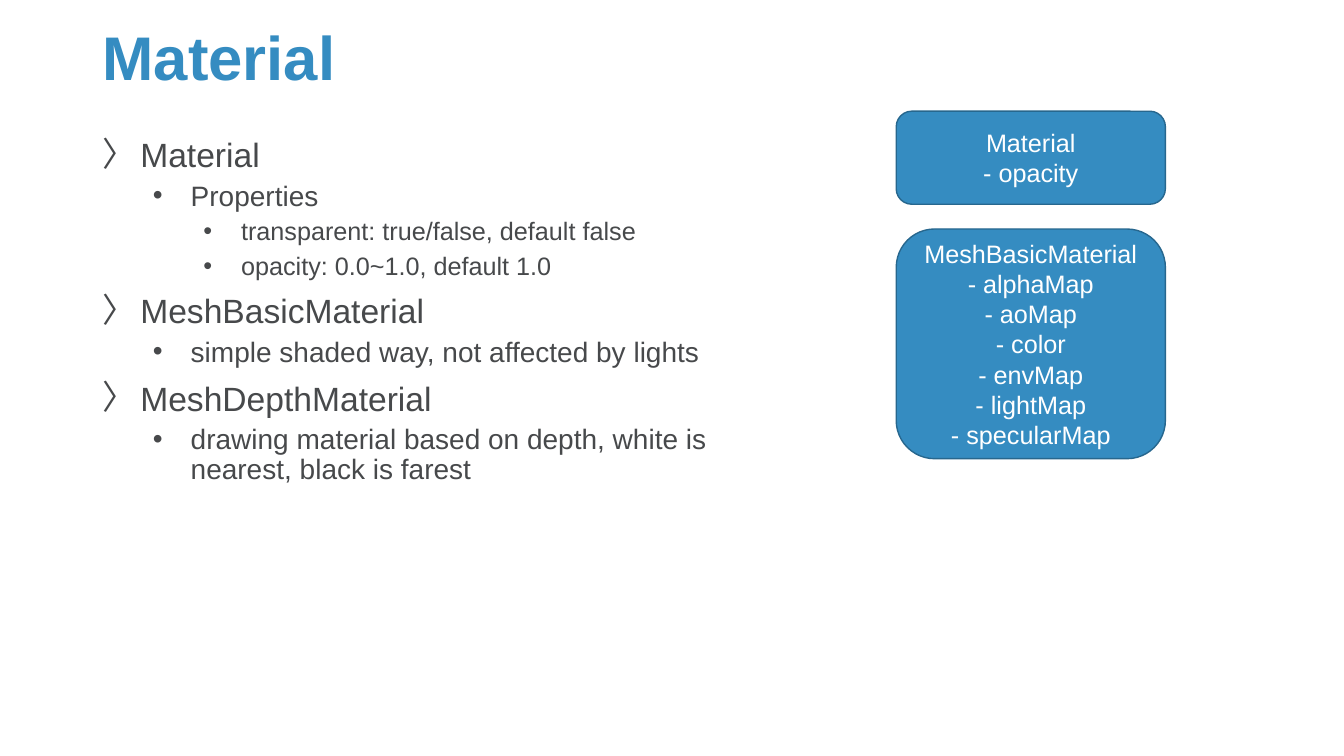
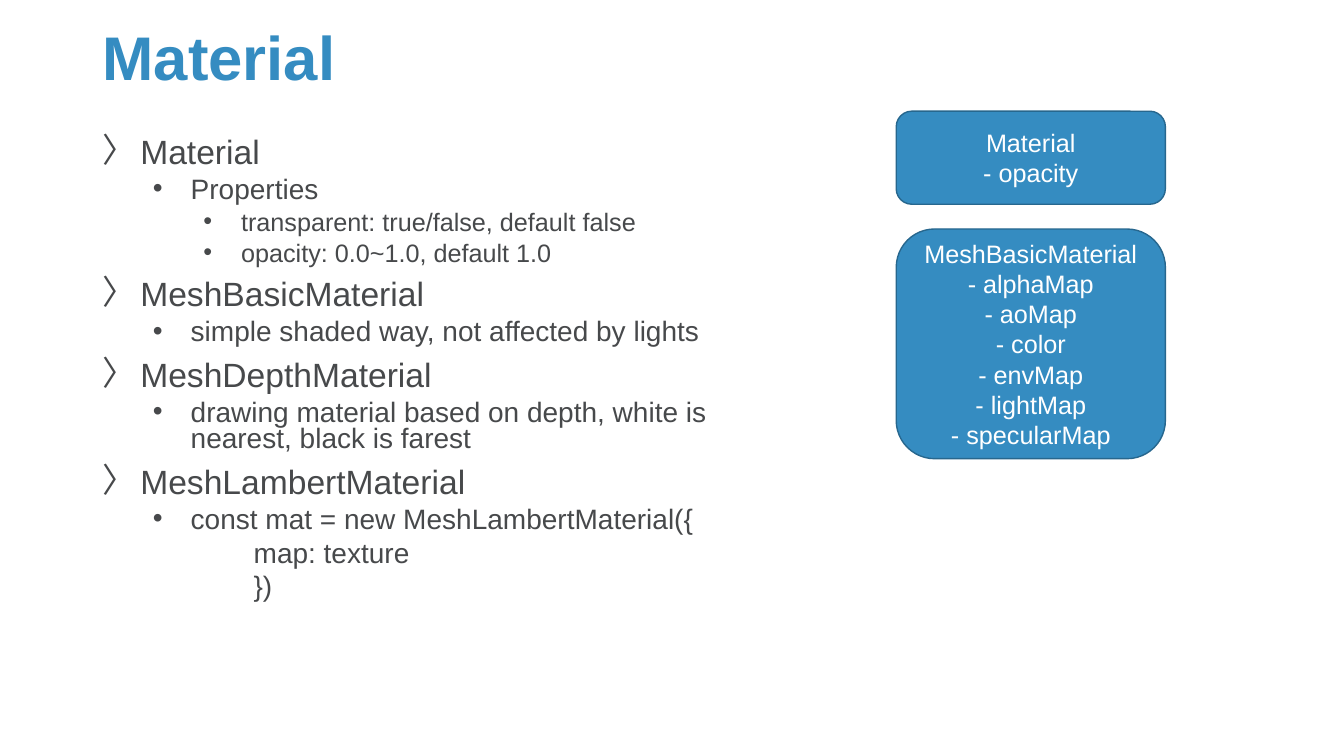
Before and after one commit to Sparks-Lu/TechNotes, a slide deck: slide 11 of Web/ThreeJS-Notes.pptx (slide 8 before the commit). Drawn at 1344x756 pixels with LibreOffice and Linux fonts; fonts in the diff are those of the drawing; background and template pictures are left out. Boxes give left, top, right and bottom in pixels: in the first picture for what was removed or moved away, otherwise in the second. Text is boxed around its words. In the diff, an @@ line names an element or a change of style, - is before the commit and + after.

```diff
--- a/Web/ThreeJS-Notes.pptx
+++ b/Web/ThreeJS-Notes.pptx
@@ text at [140,139,706,452]: line spacing 0.9 to 0.8 @@
@@ text at [140,469,693,568]: paragraphs added @@
+〉 MeshLambertMaterial
+  • const mat = new MeshLambertMaterial({
+  map: texture
+  })
```
Also in this commit, not shown: 3 other slides changed, 4 slides added, 10 other files.
